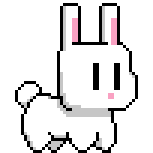
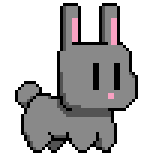
Comparing the layer stacks of the two (153, 153) images. Changes:
added layer "Grey Bunny" above "Smol Bunny" over [18, 6, 135, 150]
hid "Layer 1" over [18, 6, 135, 150]
